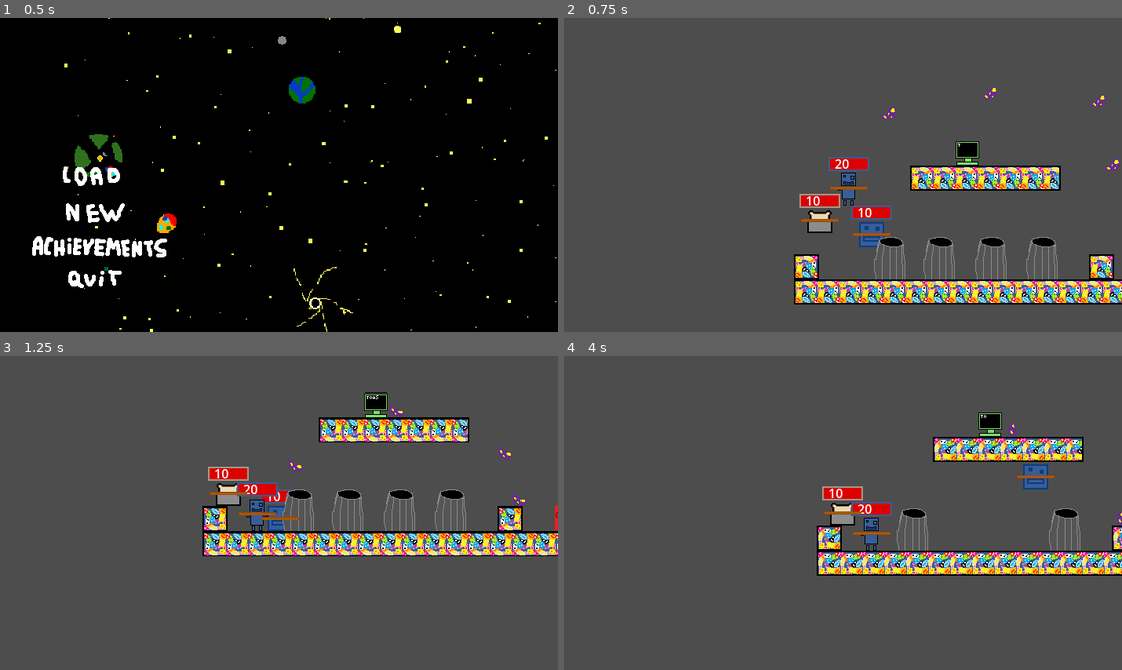
Above: before the commit, frames 1-4 (two rows, left to right).
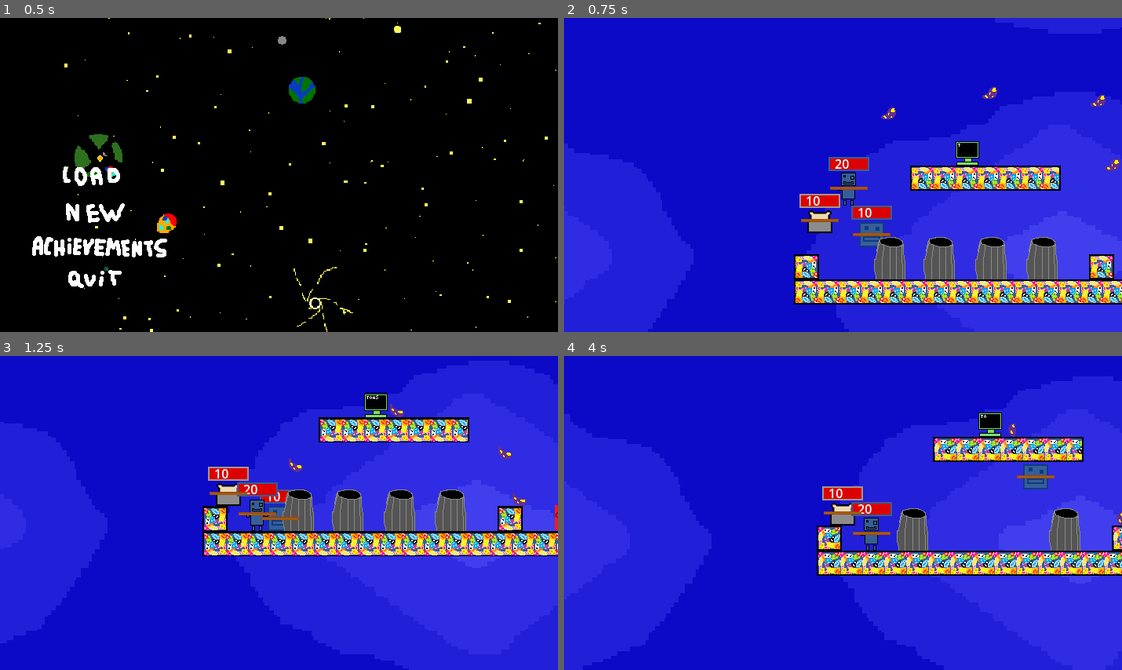
Above: after the commit, the same moments.

Repository: Ksawex4/Block-Jumper-Godot
Game: Godot game, scene res://Scenes/main_menu.tscn
Two runs of this game, one before a commit and one after it. Both use one fixed random seed, a clock stepped at 60 frames per second and the inputs below. Sound files missing from this copy of the repository are replaced by a short silence.
Inputs (mouse positions are in pixels of both pictures, inside the frame that each line leads up to):
- Up to frame 1 (0.5 s): no input
- Up to frame 2 (0.75 s): click (658, 212) at 0.5 s
- Up to frame 3 (1.25 s): no input
- Up to frame 4 (4 s): hold D (FencyRight) 1.28-2.78 s; tap 1 (CamFency) at 1.35 s; tap W (FencyJump) at 1.52, 2.27, 3.77 s; tap 2 (CamPanLoduwka) at 2.1 s; hold A (FencyLeft) 2.78-3.53 s; tap 3 (CamToasty) at 2.85 s; hold D (FencyRight) from 3.53 s (still down); tap Z (Interract) at 3.6 s

Frame 1 is identical in both runs. In frame 2, 87% of the frame differs, in the area x 0-100%, y 0-100%; in frame 3, 87%; in frame 4, 90%.

Commit message:
added backgrounds and changed the camera a bit

Diff:
--- /dev/null
+++ b/Scenes/Objects/background.tscn
@@ -0,0 +1,21 @@
+[gd_scene load_steps=3 format=3 uid="uid://o6chlabw2rnh"]
+
+[ext_resource type="Script" uid="uid://8reenn0u5nvx" path="res://Scripts/background.gd" id="1_1c462"]
+[ext_resource type="Texture2D" uid="uid://cne168w0g5q4q" path="res://Textures/Backgrounds/Background1.png" id="1_mpewa"]
+
+[node name="Background" type="Node2D"]
+texture_filter = 1
+script = ExtResource("1_1c462")
+
+[node name="ParallaxBackground" type="ParallaxBackground" parent="."]
+
+[node name="ParallaxLayer" type="ParallaxLayer" parent="ParallaxBackground"]
+motion_scale = Vector2(0.8, 0.8)
+motion_offset = Vector2(5, 8)
+motion_mirroring = Vector2(800, 486)
+
+[node name="Sprite2D" type="Sprite2D" parent="ParallaxBackground/ParallaxLayer"]
+texture_filter = 1
+scale = Vector2(2, 2)
+texture = ExtResource("1_mpewa")
+centered = false
--- a/Scenes/Objects/smooth_camera.tscn
+++ b/Scenes/Objects/smooth_camera.tscn
@@ -4,6 +4,10 @@
 [ext_resource type="AudioStream" uid="uid://bbu42d44bjyi7" path="res://SoundEffects/souAch.wav" id="2_y6m4u"]
 
 [node name="SmoothCamera" type="Camera2D"]
+limit_left = -2147483648
+limit_top = -2147483648
+limit_right = 2147483647
+limit_bottom = 2147483647
 script = ExtResource("1_8ba7x")
 
 [node name="AchievementsLabel" type="RichTextLabel" parent="."]
--- a/Scenes/test_room.tscn
+++ b/Scenes/test_room.tscn
@@ -1,7 +1,8 @@
-[gd_scene load_steps=15 format=3 uid="uid://di2dwbxolcdpe"]
+[gd_scene load_steps=16 format=3 uid="uid://di2dwbxolcdpe"]
 
 [ext_resource type="PackedScene" uid="uid://btuf7ucts5n8c" path="res://Scenes/Objects/fency.tscn" id="1_6idp7"]
 [ext_resource type="PackedScene" uid="uid://cxnvloc13qu04" path="res://Scenes/Objects/pan_loduwka.tscn" id="1_afs4w"]
+[ext_resource type="PackedScene" uid="uid://o6chlabw2rnh" path="res://Scenes/Objects/background.tscn" id="1_fgfdw"]
 [ext_resource type="PackedScene" uid="uid://d35pybk0uw3rv" path="res://Scenes/Objects/bean_block.tscn" id="1_ycph5"]
 [ext_resource type="PackedScene" uid="uid://hhepu0udy5hv" path="res://Scenes/Objects/toasty.tscn" id="2_3tvqv"]
 [ext_resource type="PackedScene" uid="uid://benxxxiyfuc42" path="res://Scenes/Objects/kill_block.tscn" id="5_3tvqv"]
@@ -20,6 +21,8 @@
 outlines = Array[PackedVector2Array]([PackedVector2Array(-1, 1, -1, 320, 571, 320, 570, 0)])
 
 [node name="TestRoom" type="Node2D"]
+
+[node name="Background" parent="." instance=ExtResource("1_fgfdw")]
 
 [node name="Fency" parent="." instance=ExtResource("1_6idp7")]
 position = Vector2(105, 199)
--- a/Scenes/trash_room.tscn
+++ b/Scenes/trash_room.tscn
@@ -1,5 +1,6 @@
-[gd_scene load_steps=8 format=3 uid="uid://bjqsvvt2otbkx"]
-
+[gd_scene load_steps=9 format=3 uid="uid://bjqsvvt2otbkx"]
+
+[ext_resource type="PackedScene" uid="uid://o6chlabw2rnh" path="res://Scenes/Objects/background.tscn" id="1_6yt8x"]
 [ext_resource type="PackedScene" uid="uid://btuf7ucts5n8c" path="res://Scenes/Objects/fency.tscn" id="1_imhd6"]
 [ext_resource type="PackedScene" uid="uid://hhepu0udy5hv" path="res://Scenes/Objects/toasty.tscn" id="2_fanlt"]
 [ext_resource type="PackedScene" uid="uid://cxnvloc13qu04" path="res://Scenes/Objects/pan_loduwka.tscn" id="3_44u3g"]
@@ -10,6 +11,10 @@
 
 [node name="TrashRoom" type="Node2D"]
 
+[node name="Background" parent="." instance=ExtResource("1_6yt8x")]
+texture = "res://Textures/Backgrounds/BackgroundTrash.png"
+Scale = Vector2(6, 6)
+
 [node name="Fency" parent="." instance=ExtResource("1_imhd6")]
 position = Vector2(-32, -64)
 
--- /dev/null
+++ b/Scripts/background.gd
@@ -0,0 +1,12 @@
+extends Node2D
+
+@export var texture = "res://Textures/Backgrounds/Background1.png"
+@export var Scale = Vector2(2.0, 2.0)
+
+func _ready() -> void:
+	$ParallaxBackground/ParallaxLayer/Sprite2D.scale = Scale
+	$ParallaxBackground/ParallaxLayer/Sprite2D.texture = load(texture)
+	var img = Image.new()
+	var Bob = img.load(texture)
+	if Bob == OK:
+		$ParallaxBackground/ParallaxLayer.motion_mirroring = Vector2(img.get_width() * Scale.x, img.get_height() * Scale.y)
--- a/Scripts/smooth_camera.gd
+++ b/Scripts/smooth_camera.gd
@@ -3,14 +3,18 @@
 var achievement = ""
 var ppos = Vector2(-355, 200)
 var hiddden = true
+var MaxSmoothSpeed = 1000
 
 func _process(_delta: float) -> void:
 	var scene = get_tree().current_scene
 	var node = scene.get_node_or_null(Global.FollowWho)
 
 	if node != null:
-		position.x = lerp(position.x, node.position.x, 0.1)
-		position.y = lerp(position.y, node.position.y, 0.1)
+		if node.velocity.x > MaxSmoothSpeed or node.velocity.y > MaxSmoothSpeed:
+			position = node.position
+		else:
+			position.x = lerp(position.x, node.position.x, 0.1)
+			position.y = lerp(position.y, node.position.y, 0.1)
 
 	if Input.is_action_just_pressed("CamFency") && scene.has_node("Fency"):
 		Global.FollowWho = "Fency"
Not shown, added: Scripts/background.gd.uid
Binary file added: Textures/Backgrounds/Background1.png
Not shown, added: Textures/Backgrounds/Background1.png.import
Binary file added: Textures/Backgrounds/BackgroundTrash.png
Not shown, added: Textures/Backgrounds/BackgroundTrash.png.import
